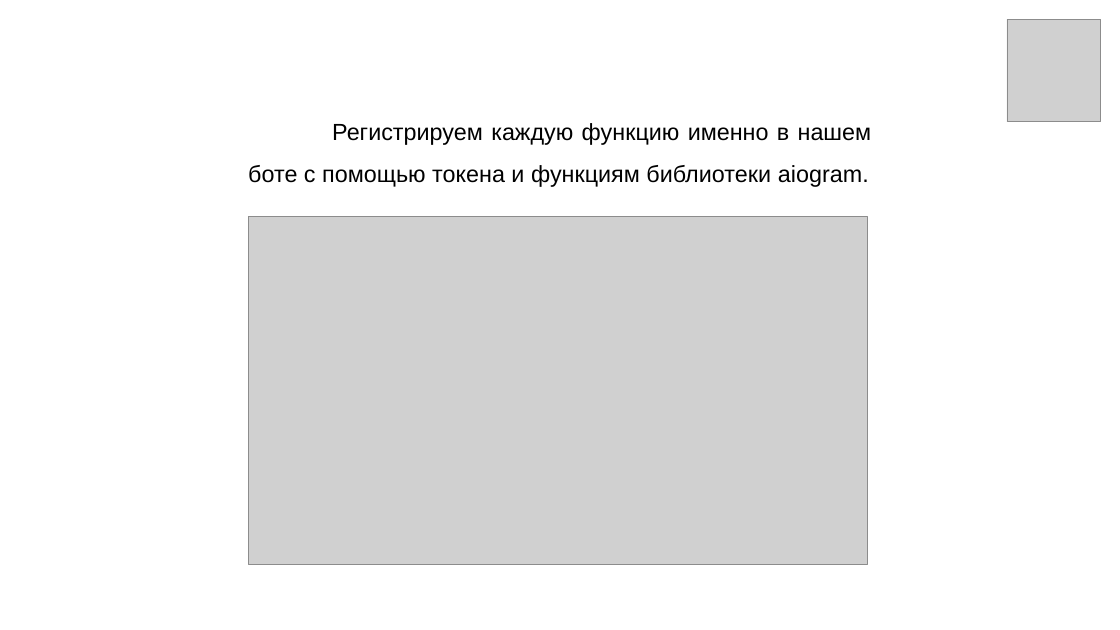
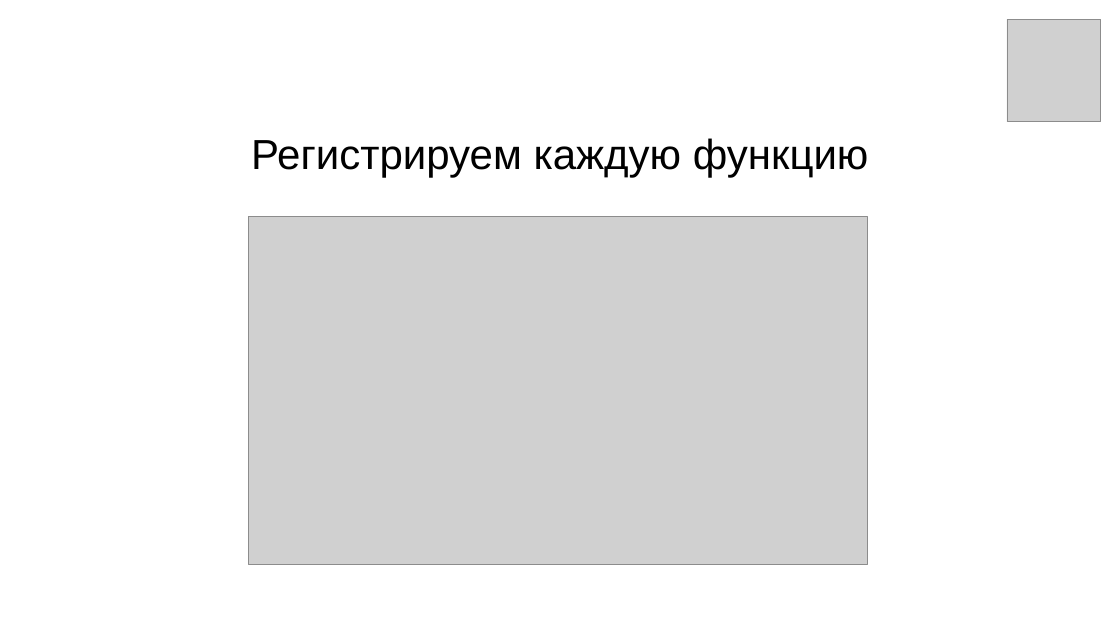
Before and after one commit to iprokopeva/Festival, a slide deck: slide 15 of Презентация.pptx (slide 14 before the commit). Drawn at 1120x630 pixels with LibreOffice and Linux fonts; fonts in the diff are those of the drawing; grey boxes stand for pictures; background and template pictures are left out. Boxes give left, top, right and bottom in pixels: in the first picture for what was removed or moved away, otherwise in the second. Text is boxed around its words. In the diff, an @@ line names an element or a change of style, - is before the commit and + after.

```diff
--- a/Презентация.pptx
+++ b/Презентация.pptx
@@ text at box(251, 138, 869, 178): text changed; size 20 to 36 pt @@
-Регистрируем каждую функцию именно в нашем боте с помощью токена и функциям библиотеки aiogram.
+Регистрируем каждую функцию
```
Also in this commit, not shown: 8 other slides changed, 4 slides added, 2 slides removed, 1 other file.
